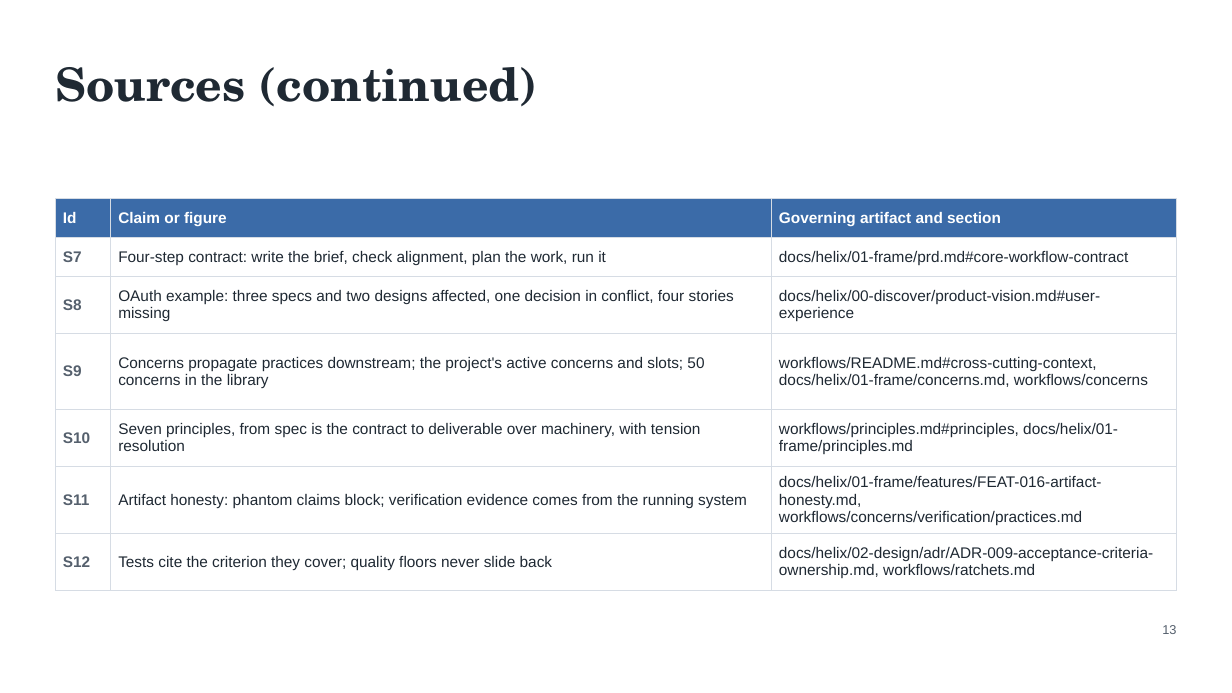
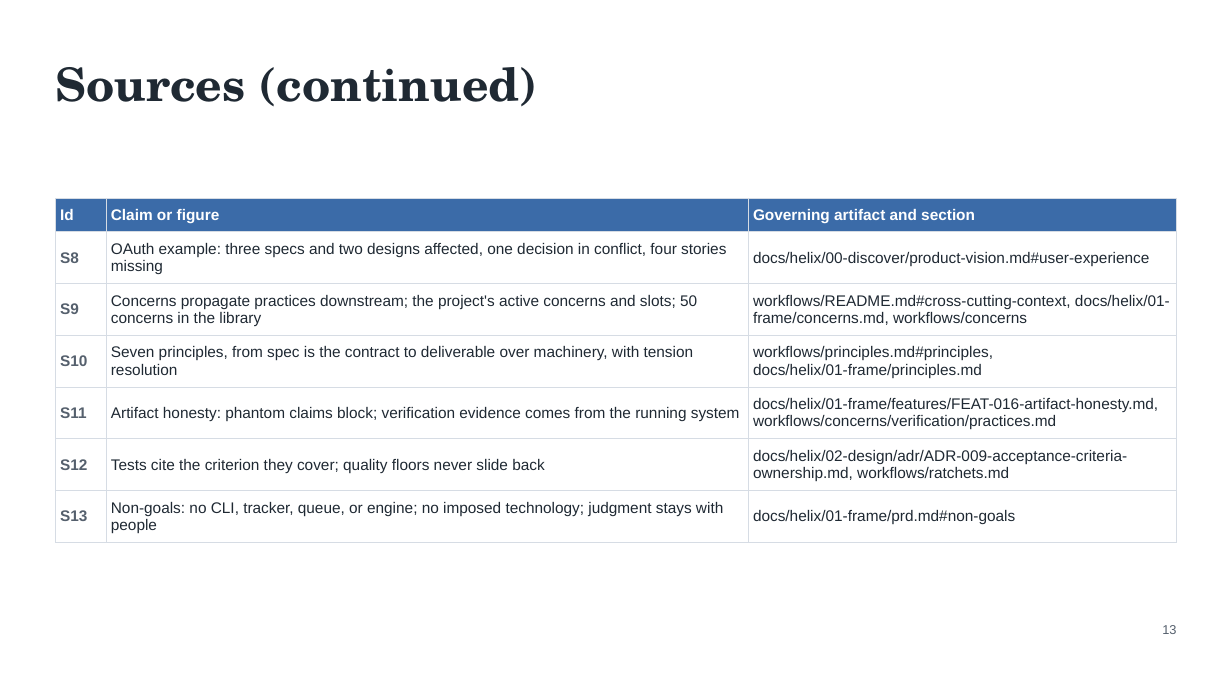
Before and after one commit to DocumentDrivenDX/helix, a slide deck: slide 13 of docs/helix/06-iterate/deliverables/assets/DEL-001-helix-evaluation-deck.pptx. Drawn at 1232x693 pixels with LibreOffice and Linux fonts; fonts in the diff are those of the drawing. Boxes give left, top, right and bottom in pixels: in the first picture for what was removed or moved away, otherwise in the second. Text is boxed around its words. In the diff, an @@ line names an element or a change of style, - is before the commit and + after.

```diff
--- a/docs/helix/06-iterate/deliverables/assets/DEL-001-helix-evaluation-deck.pptx
+++ b/docs/helix/06-iterate/deliverables/assets/DEL-001-helix-evaluation-deck.pptx
@@ table at (55, 199, 1177, 538) @@
-row 2: S7 | Four-step contract: write the brief, check alignment, plan the work, run it | docs/helix/01-frame/prd.md#core-workflow-contract
+row 7: S13 | Non-goals: no CLI, tracker, queue, or engine; no imposed technology; judgment stays with people | docs/helix/01-frame/prd.md#non-goals
```
Also in this commit, not shown: 13 other slides changed, 5 other files.
